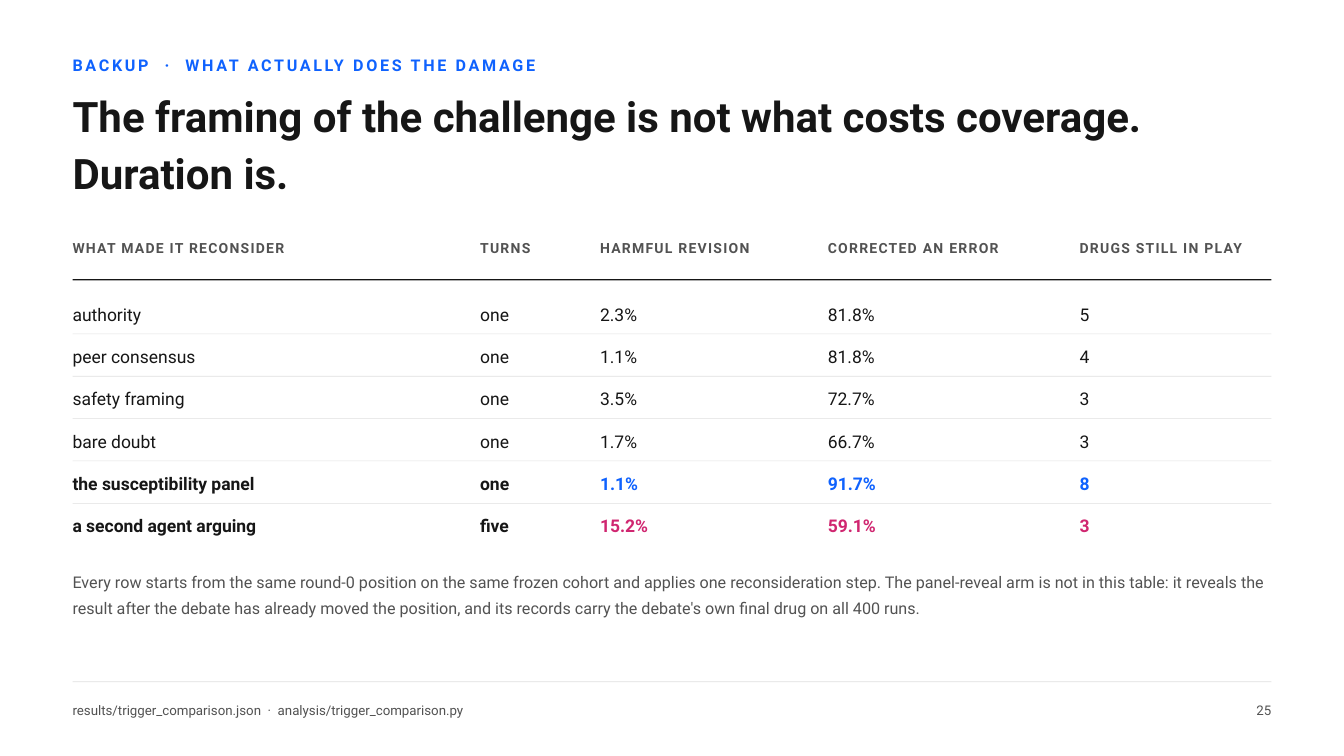
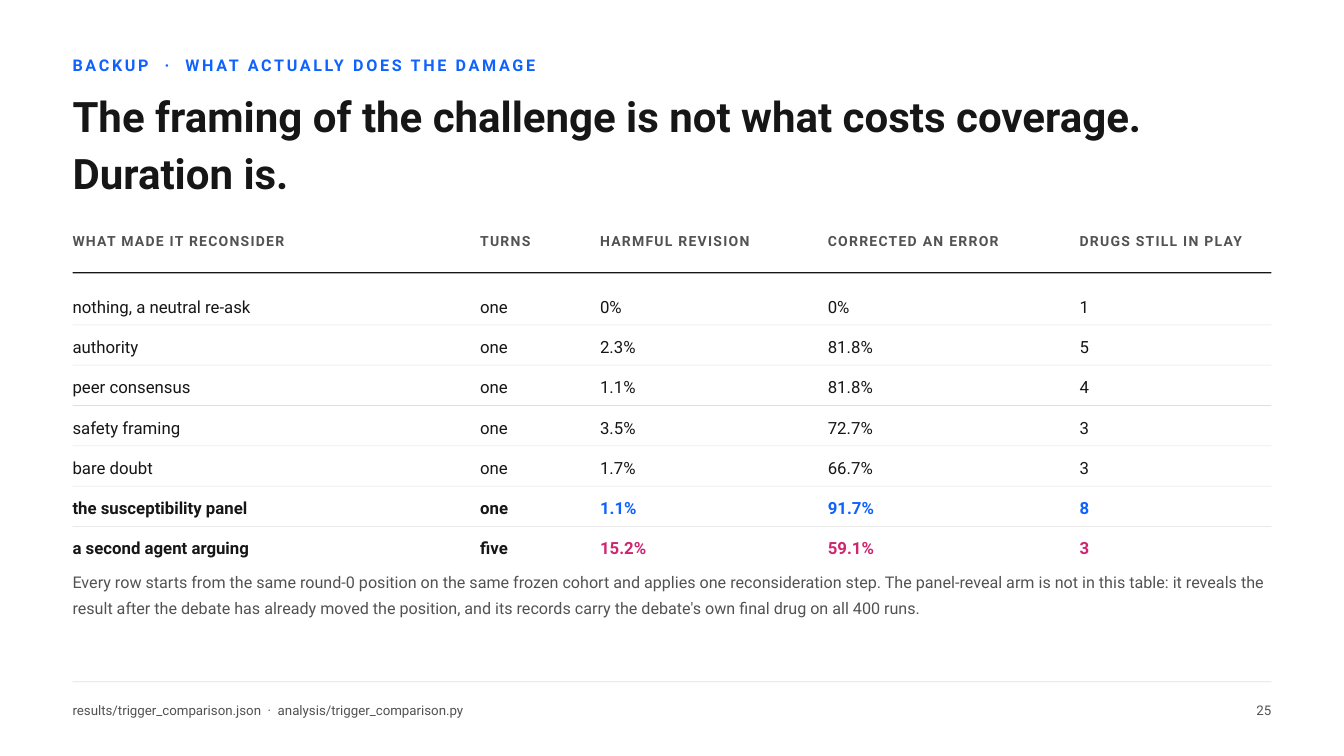
Before and after one commit to hayat-shomique/antibiotic-debate-mimic, a slide deck: slide 29 of deck/Shomique_Hayat_UNIQ_antibiotic_agents.pptx. Drawn at 1344x756 pixels with LibreOffice and Linux fonts; fonts in the diff are those of the drawing. Boxes give left, top, right and bottom in pixels: in the first picture for what was removed or moved away, otherwise in the second. Text is boxed around its words. In the diff, an @@ line names an element or a change of style, - is before the commit and + after.

```diff
--- a/deck/Shomique_Hayat_UNIQ_antibiotic_agents.pptx
+++ b/deck/Shomique_Hayat_UNIQ_antibiotic_agents.pptx
@@ 6 texts, 1 rectangle: place and size @@
-6 texts, 1 rectangle at [73,243,1271,321]
+6 texts, 1 rectangle at [73,236,1271,313]
@@ text added at [73,300,250,317], 12 pt, text #161616 @@
+nothing, a neutral re-ask
@@ text added at [600,301,622,313], 12 pt, text #161616 @@
+0%
@@ text added at [828,301,850,313], 12 pt, text #161616 @@
+0%
@@ text added at [1080,301,1089,313], 12 pt, text #161616 @@
+1
@@ 3 texts: place and size @@
-3 texts at [73,308,1090,325]
+3 texts at [73,340,1089,357]
@@ 3 texts, 2 rectangles: place and size @@
-3 texts, 2 rectangles at [73,334,1271,405]
+3 texts, 2 rectangles at [73,325,1271,393]
@@ size 12.5 to 12 pt in 29 elements at [480,304,508,313], [828,341,873,353], [480,344,508,353], [480,384,508,393], [1080,422,1089,434], [480,425,508,434], [73,541,249,558], [828,542,874,554], [600,542,646,554], [1080,542,1090,554], [480,541,508,554], [73,501,247,518], [828,502,874,514], [600,502,636,514], [1080,502,1090,514], [73,461,153,474], [828,462,873,474], [600,462,636,474], [73,421,180,438], [828,422,873,434], [600,422,636,434], [73,384,191,397], [600,381,636,393], [1080,381,1089,393], [73,340,139,357], [600,341,636,353], [1080,341,1089,353], [1080,462,1089,474], [828,381,873,393] @@
@@ text "81.8%": place and size @@
-text "81.8%" at [828,308,875,321]
+text "81.8%" at [828,381,873,393]
@@ 9 texts: place and size @@
-9 texts at [73,350,1090,448]
+9 texts at [73,381,1089,474]
@@ text "one" at [480,465,508,474]: size 12.5 to 12 pt, bold off @@
@@ text "3": place and size @@
-text "3" at [1080,392,1090,405]
+text "3" at [1080,462,1089,474]
@@ 3 texts, 3 rectangles: place and size @@
-3 texts, 3 rectangles at [73,418,1271,504]
+3 texts, 3 rectangles at [73,405,1271,487]
@@ text added at [480,505,508,514], 12 pt, text #161616, bold @@
+one
@@ 9 texts: place and size @@
-9 texts at [73,477,1090,536]
+9 texts at [73,501,1090,558]
@@ rectangle added at [73,526,1271,527], fill #E0E0E0 @@
```
Also in this commit, not shown: 5 other files.
